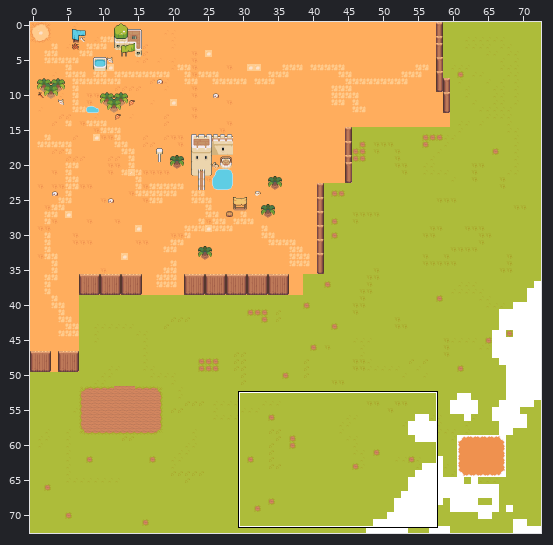
Two versions of a level (Tiled map, assets/maps/green_world_fix.tmx). Above, an overview of the earlier version with the close-up marked.
Close-up. Before:
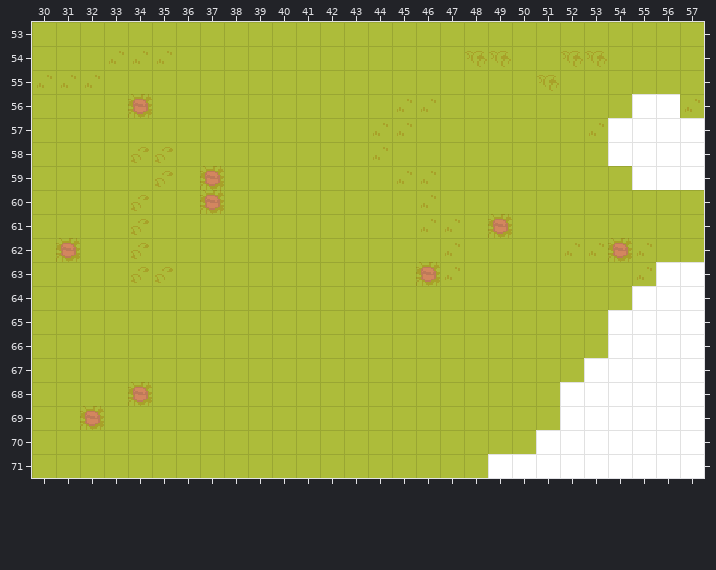
Cells are 16x16 px. Shown: x 30..57, y 53..71. The commit also changed other parts of the map, which this record leaves out. Not drawn, because the pictures are missing: unchanged layers "building_hijau", "jalan_hijau".
After the commit:
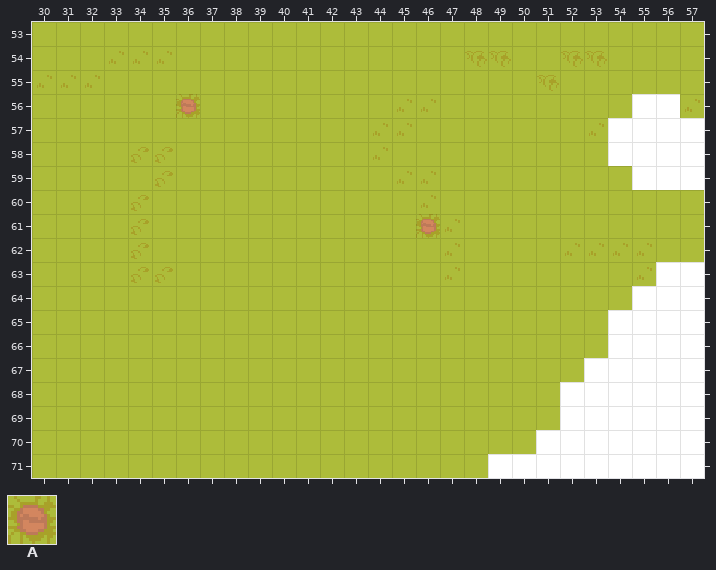
Key: from "tanah": A 223.
_ is an empty cell, . an unchanged one.
Tiles of an added or newly shown layer are drawn over the layers below it.
The edit:
--- layer "spawn_monster_2"
@@ x 34..34 @@
-56 A
+56 _
@@ x 31..54 @@
-61 ..................A.....
-62 A......................A
-63 ...............A........
+61 .................._.....
+62 _......................_
+63 ..............._........
@@ x 32..32 @@
-69 A
+69 _
--- layer "spawn_monster_3"
@@ x 37..37 @@
-59 A
-60 A
+59 _
+60 _
@@ x 34..34 @@
-68 A
+68 _
--- layer "spawn_monster_5" (added)
@@ x 36..36 @@
-56 _
+56 A
--- layer "spawn_monster_12" (added)
@@ x 46..46 @@
-61 _
+61 A
